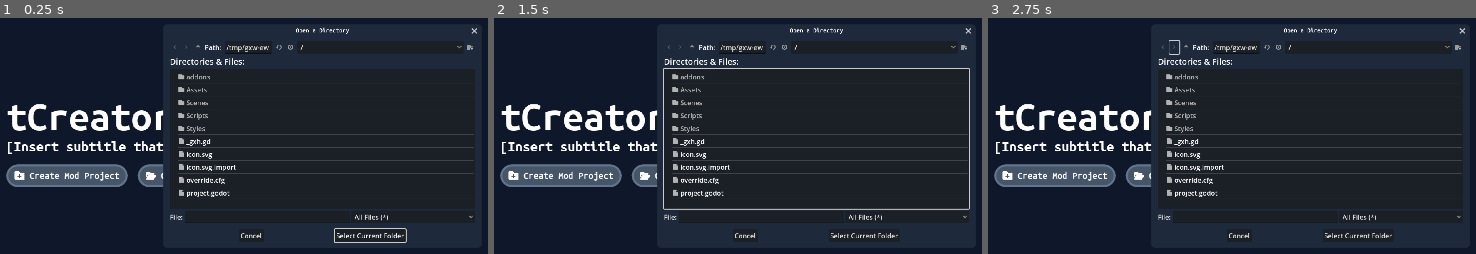
Above: before the commit, frames 1-3 (left to right).
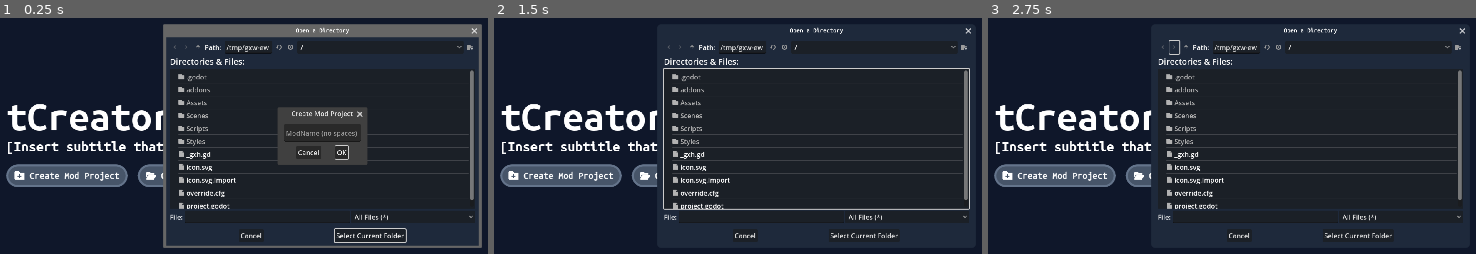
Above: after the commit, the same moments.

Repository: justreq/tCreator
Game: Godot game, scene res://Scenes/TitleScreen.tscn
Two runs of this game, one before a commit and one after it. Both use one fixed random seed, a clock stepped at 60 frames per second and the inputs below.
Inputs (mouse positions are in pixels of both pictures, inside the frame that each line leads up to):
- Up to frame 1 (0.25 s): no input
- Up to frame 2 (1.5 s): click "Create Mod Project" at 0.5 s; click "Open Mod Project" at 1.25 s
- Up to frame 3 (2.75 s): click (1173, 46) at 2 s

The runs differ from the first frame. In frame 1, 9.5% of the frame differs, in the area x 33-99%, y 2-98%; in frame 2, 1.3%; in frame 3, 1.3%.

Commit message:
Title screen cont

Diff:
--- a/Scenes/TitleScreen.tscn
+++ b/Scenes/TitleScreen.tscn
@@ -1,5 +1,6 @@
-[gd_scene load_steps=17 format=3 uid="uid://dfvxymato8ink"]
+[gd_scene load_steps=18 format=3 uid="uid://dfvxymato8ink"]
 
+[ext_resource type="Script" path="res://Scripts/TitleScreen.gd" id="1_5bsuv"]
 [ext_resource type="FontFile" uid="uid://b2aynf5g7yq7b" path="res://Assets/UbuntuBold.ttf" id="1_pvcrj"]
 [ext_resource type="StyleBox" uid="uid://bx2q7bg30e032" path="res://Styles/TitleScreenButtonNormal.tres" id="2_1ujbs"]
 [ext_resource type="Texture2D" uid="uid://bavq4h5gdmb7x" path="res://Assets/FolderPlus.svg" id="2_cs4sa"]
@@ -82,44 +83,54 @@
 Window/icons/close_pressed = SubResource("ImageTexture_ofab1")
 Window/styles/embedded_border = SubResource("StyleBoxFlat_k0chr")
 
-[node name="TitleScreen" type="PanelContainer"]
+[node name="TitleScreen" type="Control"]
+layout_mode = 3
 anchors_preset = 15
 anchor_right = 1.0
 anchor_bottom = 1.0
 grow_horizontal = 2
 grow_vertical = 2
-theme_override_styles/panel = SubResource("StyleBoxFlat_f56gr")
+script = ExtResource("1_5bsuv")
 
-[node name="MarginContainer" type="MarginContainer" parent="."]
+[node name="PanelContainer" type="PanelContainer" parent="."]
+layout_mode = 1
+anchors_preset = 15
+anchor_right = 1.0
+anchor_bottom = 1.0
+grow_horizontal = 2
+grow_vertical = 2
+theme_override_styles/panel = SubResource("StyleBoxFlat_8l3wu")
+
+[node name="MarginContainer" type="MarginContainer" parent="PanelContainer"]
 layout_mode = 2
 theme_override_constants/margin_left = 200
 
-[node name="CenterContainer" type="CenterContainer" parent="MarginContainer"]
+[node name="CenterContainer" type="CenterContainer" parent="PanelContainer/MarginContainer"]
 layout_mode = 2
 size_flags_horizontal = 0
 
-[node name="VBoxContainer" type="VBoxContainer" parent="MarginContainer/CenterContainer"]
+[node name="VBoxContainer" type="VBoxContainer" parent="PanelContainer/MarginContainer/CenterContainer"]
 layout_mode = 2
 
-[node name="Label" type="Label" parent="MarginContainer/CenterContainer/VBoxContainer"]
+[node name="Label" type="Label" parent="PanelContainer/MarginContainer/CenterContainer/VBoxContainer"]
 layout_mode = 2
 text = "tCreator"
 label_settings = SubResource("LabelSettings_typuo")
 
-[node name="Label2" type="Label" parent="MarginContainer/CenterContainer/VBoxContainer"]
+[node name="Label2" type="Label" parent="PanelContainer/MarginContainer/CenterContainer/VBoxContainer"]
 layout_mode = 2
 text = "[Insert subtitle that I haven't come up with]"
 label_settings = SubResource("LabelSettings_ftvhy")
 
-[node name="MarginContainer" type="MarginContainer" parent="MarginContainer/CenterContainer/VBoxContainer"]
+[node name="MarginContainer" type="MarginContainer" parent="PanelContainer/MarginContainer/CenterContainer/VBoxContainer"]
 layout_mode = 2
 theme_override_constants/margin_top = 20
 
-[node name="HBoxContainer" type="HBoxContainer" parent="MarginContainer/CenterContainer/VBoxContainer/MarginContainer"]
+[node name="HBoxContainer" type="HBoxContainer" parent="PanelContainer/MarginContainer/CenterContainer/VBoxContainer/MarginContainer"]
 layout_mode = 2
 theme_override_constants/separation = 24
 
-[node name="CreateModProjectButton" type="Button" parent="MarginContainer/CenterContainer/VBoxContainer/MarginContainer/HBoxContainer"]
+[node name="CreateModProjectButton" type="Button" parent="PanelContainer/MarginContainer/CenterContainer/VBoxContainer/MarginContainer/HBoxContainer"]
 layout_mode = 2
 focus_mode = 0
 theme_override_colors/font_color = Color(1, 1, 1, 1)
@@ -136,7 +147,7 @@
 text = "Create Mod Project"
 icon = ExtResource("2_cs4sa")
 
-[node name="OpenModProjectButton" type="Button" parent="MarginContainer/CenterContainer/VBoxContainer/MarginContainer/HBoxContainer"]
+[node name="OpenModProjectButton" type="Button" parent="PanelContainer/MarginContainer/CenterContainer/VBoxContainer/MarginContainer/HBoxContainer"]
 layout_mode = 2
 focus_mode = 0
 theme_override_colors/font_color = Color(1, 1, 1, 1)
@@ -153,7 +164,7 @@
 text = "Open Mod Project"
 icon = ExtResource("6_0ptyy")
 
-[node name="FileDialog" type="FileDialog" parent="."]
+[node name="FolderSelect" type="FileDialog" parent="."]
 title = "Open a Directory"
 initial_position = 2
 size = Vector2i(750, 500)
@@ -166,3 +177,20 @@
 ok_button_text = "Select This Folder"
 file_mode = 2
 access = 2
+show_hidden_files = true
+
+[node name="ConfirmationDialog" type="ConfirmationDialog" parent="."]
+title = "Create Mod Project"
+initial_position = 1
+visible = true
+
+[node name="LineEdit" type="LineEdit" parent="ConfirmationDialog"]
+offset_left = 8.0
+offset_top = 8.0
+offset_right = 192.0
+offset_bottom = 51.0
+placeholder_text = "ModName (no spaces)"
+context_menu_enabled = false
+caret_blink = true
+
+[connection signal="pressed" from="PanelContainer/MarginContainer/CenterContainer/VBoxContainer/MarginContainer/HBoxContainer/CreateModProjectButton" to="." method="onCreateModProjectButtonPressed"]
--- /dev/null
+++ b/Scripts/TitleScreen.gd
@@ -0,0 +1,6 @@
+extends Control
+
+@onready var FolderSelect = $FolderSelect
+
+func onCreateModProjectButtonPressed():
+	pass
Not shown: 4 places in Scenes/TitleScreen.tscn that only renumber resources
